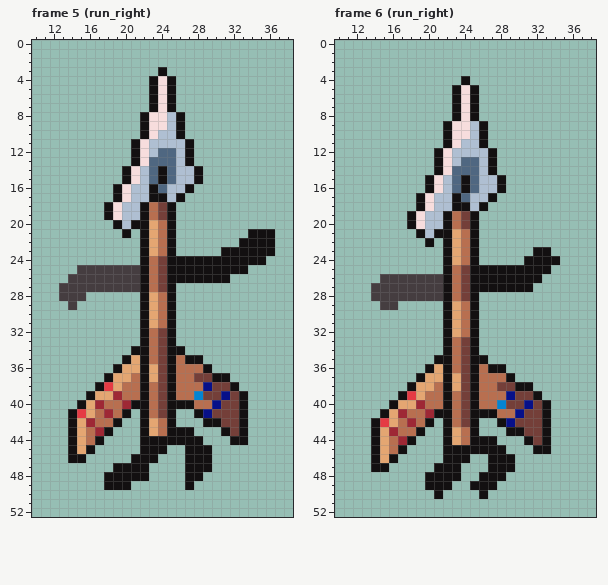
Edited in one commit: pixel-art file (Assets/Sprites/Arrowhead/True_Arrow_Run_Right.ase). Above is the file before it was changed.
48x54 pixels, 24 frames. Shown: frame 5 (run_right): x 10..38, y 0..52; frame 6 (run_right): x 10..38, y 0..52. The commit also changed other frames, which this record leaves out.
After the commit:
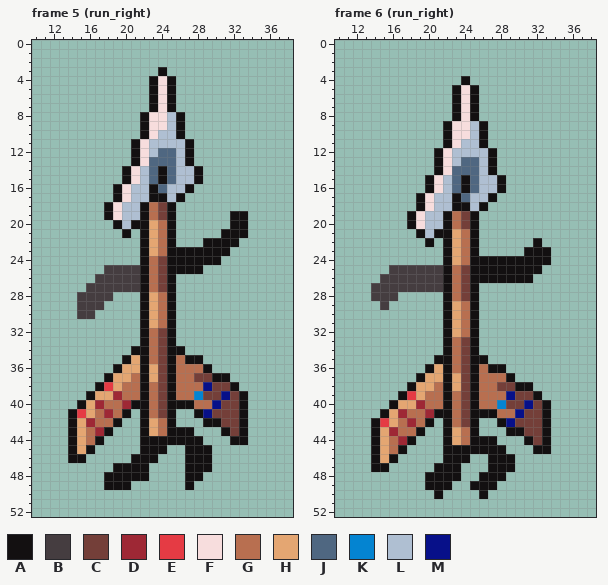
Palette (. is transparent): A #131011  B #453d40  C #743f39  D #9e2835  E #e53b44  F #f7dddd  G #b86f50  H #e4a672  J #4f6781  K #0484d1  L #afbfd2  M #071089
Diff:
Changed rows in their new state; - is an unchanged pixel.
Frame 5 (run_right), layer "Arms":
first column x 13:
19 -------------------AA---
20 -------------------AA---
21 ------------------AAA...
22 ----------------AAAA....
23 -------------AAAAA-.....
24 ------------------.....-
25 --...-----------.....---
26 -...---------......-----
27 ...---------------------
28 ..-BBB------------------
29 -.BBB-------------------
30 --BB--------------------
Frame 6 (run_right), layer "Arms":
first column x 16:
22 ----------------A--
23 ---------------A---
24 ----------AAAAA---.
25 BBBBBB-----------.-
26 ----------------.--
27 ----------......---
28 -.....-------------
29 .------------------
Pixel boxes of the changes (left, top, right, bottom) in both pictures:
changed: (176, 211, 275, 283)
changed: (59, 265, 113, 319)
changed: (479, 238, 560, 292)
changed: (389, 265, 443, 310)
